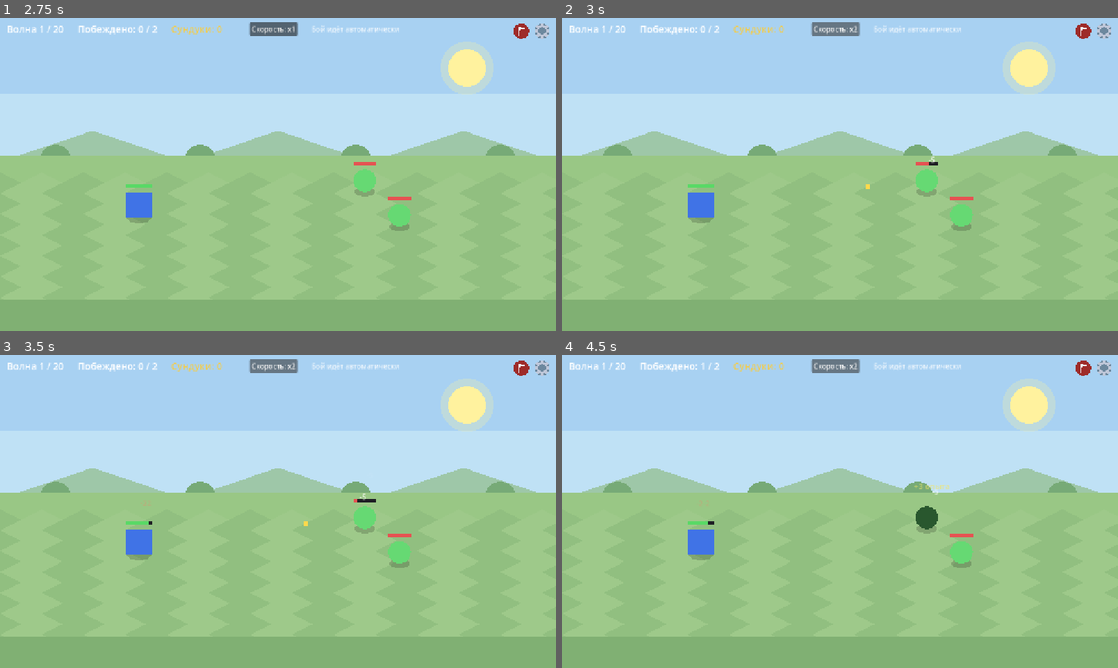
Above: before the commit, frames 1-4 (two rows, left to right).
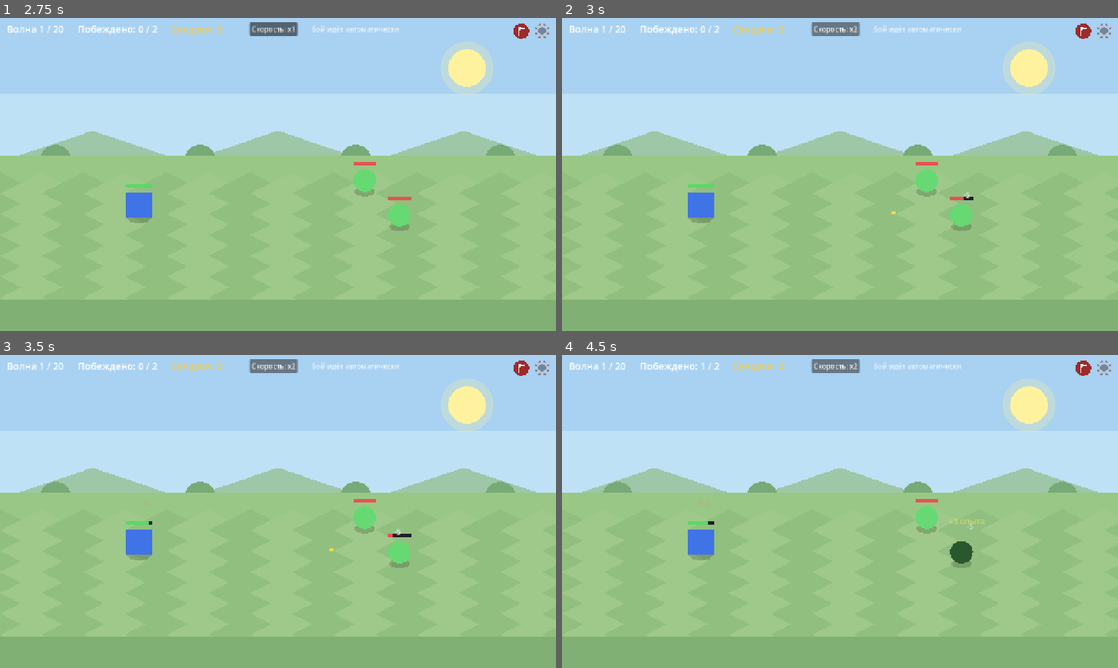
Above: after the commit, the same moments.

Repository: sl1Bridge/valley-keeper
Game: Godot game, scene res://Main.tscn
Same seed, same stepped clock (60 frames per second), same inputs: the game is played once before the commit and once after it.
Inputs:
- Up to frame 1 (2.75 s): click "Рыцарь" at 0.5 s; click "Начать забег →" at 1.25 s; click "В путь →" at 2 s
- Up to frame 2 (3 s): click "Скорость: x1" at 2.75 s
- Up to frame 3 (3.5 s): no input
- Up to frame 4 (4.5 s): click "Скорость: x2" at 3.5 s; click "Скорость: x1" at 4.25 s

Frame 1 is identical in both runs. In frame 2, less than 0.1% of the frame differs, in the area x 54-74%, y 44-63%; in frame 3, 0.1%; in frame 4, 0.7%, in the area x 63-76%, y 41-67%.

Commit message:
v0.9.0: волны по бюджету вместо роста числа врагов

Diff:
--- a/src/Enemies.gd
+++ b/src/Enemies.gd
@@ -29,39 +29,60 @@
 ## Максимум врагов в одной волне (босс — всегда один).
 const MAX_ENEMIES := 5
 
+## Цена каждого типа в бюджете волны (временные значения, уточнить по игротестам).
+const VALUES := {"slime": 1, "wolf": 2, "golem": 4}
 
-## Веса типов в волне: чем дальше, тем чаще встречаются сильные враги.
-## Слизень постепенно сходит на нет, волк и голем набирают вес.
-static func type_weights(wave: int) -> Dictionary:
-	return {
-		"slime": maxf(1.0, 7.0 - wave),
-		"wolf": clampf(float(wave - 1), 0.0, 4.0),
-		"golem": clampf(float(wave - 3), 0.0, 4.0),
-	}
+## С какой волны тип допускается в волну: допуск, а не гарантия появления.
+const MIN_WAVE := {"slime": 1, "wolf": 3, "golem": 9}
 
 
-## Состав волны: массив ключей типов, не больше MAX_ENEMIES. Последняя волна — только босс.
+## Бюджет волны: стартует с 2 и растёт примерно на 0.8 за волну (временное значение).
+static func wave_value(wave: int) -> int:
+	return roundi(2.0 + (wave - 1) * 0.8)
+
+
+## Состав волны: случайная комбинация врагов на сумму бюджета волны
+## (если ровно не набирается — округление вверх), не больше MAX_ENEMIES.
+## Последняя волна — только босс.
 static func wave_composition(wave: int, rng: RandomNumberGenerator = null) -> Array:
 	if wave >= TOTAL_WAVES:
 		return ["boss"]
 	if rng == null:
 		rng = RandomNumberGenerator.new()
 		rng.randomize()
-	var weights := type_weights(wave)
-	var total := 0.0
-	for k in weights:
-		total += weights[k]
-	var list := []
-	# Размер волны растёт медленно: +1 враг каждые две волны (волна 1 — 2 врага)
-	var n: int = mini(2 + wave / 2, MAX_ENEMIES)
-	for i in n:
-		var r := rng.randf() * total
-		var acc := 0.0
-		for k in weights:
-			acc += weights[k]
-			if r <= acc:
-				list.append(k)
-				break
+	var budget := wave_value(wave)
+	# Типы, допущенные на этой волне, и самая высокая цена среди них
+	var eligible: Array = []
+	var max_value := 1
+	for t in VALUES:
+		if wave >= MIN_WAVE[t]:
+			eligible.append(t)
+			max_value = maxi(max_value, VALUES[t])
+	var list: Array = []
+	var spent := 0
+	while spent < budget and list.size() < MAX_ENEMIES:
+		var remaining: int = budget - spent
+		var slots_left: int = MAX_ENEMIES - list.size()
+		var options: Array = []
+		if slots_left == 1:
+			# Последний слот: добираем до бюджета, при необходимости округляя вверх.
+			for t in eligible:
+				if VALUES[t] >= remaining:
+					options.append(t)
+			if options.is_empty():
+				# Даже самый дорогой тип не дотягивает — берём его, так ближе всего.
+				for t in eligible:
+					if VALUES[t] == max_value:
+						options.append(t)
+		else:
+			# Обычный слот: случайный тип, который влезает в остаток бюджета
+			# и не делает его недостижимым для оставшихся слотов.
+			for t in eligible:
+				if VALUES[t] <= remaining and remaining - VALUES[t] <= (slots_left - 1) * max_value:
+					options.append(t)
+		var pick: String = options[rng.randi() % options.size()]
+		list.append(pick)
+		spent += VALUES[pick]
 	return list
 
 
--- a/tests/TestRunner.gd
+++ b/tests/TestRunner.gd
@@ -528,26 +528,55 @@
 	print("-- Враги и волны --")
 	var comp1 := Enemies.wave_composition(1)
 	_check(comp1.size() == 2 and comp1.all(func(t): return t == "slime"), "волна 1 — два слизня")
-	_check(Enemies.wave_composition(2).size() == 3, "волна 2 — три врага (размер растёт каждые две волны)")
 	_check(Enemies.wave_composition(Enemies.TOTAL_WAVES) == ["boss"], "волна %d — босс" % Enemies.TOTAL_WAVES)
 	_check(Enemies.TOTAL_WAVES == 20, "в локации 20 волн")
 
-	# Ни в одной волне не больше MAX_ENEMIES врагов
-	var capped := true
+	# Бюджетная система: сумма цен закрывает бюджет (с округлением вверх),
+	# не больше MAX_ENEMIES врагов, типы — не раньше своей волны допуска
 	var rng := RandomNumberGenerator.new()
 	rng.seed = 7
+	var budget_ok := true
+	var capped := true
+	var unlock_ok := true
 	for w in range(1, Enemies.TOTAL_WAVES):
-		if Enemies.wave_composition(w, rng).size() > Enemies.MAX_ENEMIES:
-			capped = false
-	_check(capped, "в волне не больше %d врагов" % Enemies.MAX_ENEMIES)
-	var comp9 := Enemies.wave_composition(9, rng)
-	_check(comp9.size() == Enemies.MAX_ENEMIES, "волна 9 — ровно %d врагов" % Enemies.MAX_ENEMIES)
-
-	# Сильные враги встречаются чаще на поздних волнах
-	var w1: Dictionary = Enemies.type_weights(1)
-	var w9: Dictionary = Enemies.type_weights(9)
-	_check(w1["wolf"] == 0.0 and w1["golem"] == 0.0, "на 1 волне только слизни")
-	_check(w9["golem"] > w9["slime"] and w9["wolf"] > w1["wolf"], "сильные враги чаще к 9 волне")
+		var max_v := 1
+		for t in Enemies.VALUES:
+			if w >= Enemies.MIN_WAVE[t]:
+				max_v = maxi(max_v, Enemies.VALUES[t])
+		for i in 30:
+			var comp := Enemies.wave_composition(w, rng)
+			var sum := 0
+			for t in comp:
+				sum += Enemies.VALUES[t]
+				if w < Enemies.MIN_WAVE[t]:
+					unlock_ok = false
+			var budget := Enemies.wave_value(w)
+			if sum < budget or sum >= budget + max_v:
+				budget_ok = false
+			if comp.size() > Enemies.MAX_ENEMIES or comp.is_empty():
+				capped = false
+	_check(budget_ok, "сумма цен врагов закрывает бюджет волны (с округлением вверх)")
+	_check(capped, "в волне от 1 до %d врагов" % Enemies.MAX_ENEMIES)
+	_check(unlock_ok, "волк не раньше %d-й волны, голем — не раньше %d-й" % [Enemies.MIN_WAVE["wolf"], Enemies.MIN_WAVE["golem"]])
+	_check(Enemies.wave_composition(2).all(func(t): return t == "slime"), "волна 2 — только слизни")
+
+	# Поздние волны разнообразны: волк и голем встречаются, составы не повторяются
+	rng.seed = 11
+	var saw_wolf := false
+	var saw_golem := false
+	var seen := {}
+	for i in 50:
+		var comp: Array = Enemies.wave_composition(19, rng)
+		if comp.has("wolf"):
+			saw_wolf = true
+		if comp.has("golem"):
+			saw_golem = true
+		var key := ""
+		for t in comp:
+			key += t + ","
+		seen[key] = true
+	_check(saw_wolf and saw_golem, "на 19-й волне встречаются и волки, и големы")
+	_check(seen.size() >= 3, "состав 19-й волны разнообразен (%d вариантов за 50 бросков)" % seen.size())
 
 	var base: Dictionary = Enemies.TYPES["slime"]
 	var scaled := Enemies.scaled("slime", 5)
Not shown, changed: CHANGELOG.md
Not shown, changed: docs/balance.md
Not shown, changed: docs/decisions.md
Not shown, changed: docs/mechanics.md
